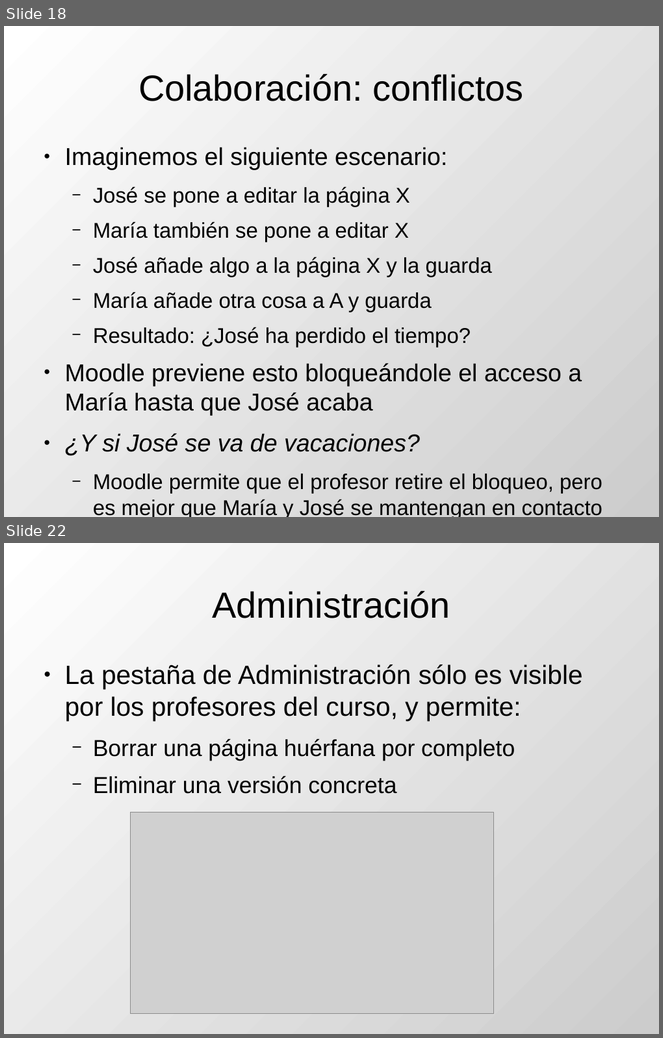
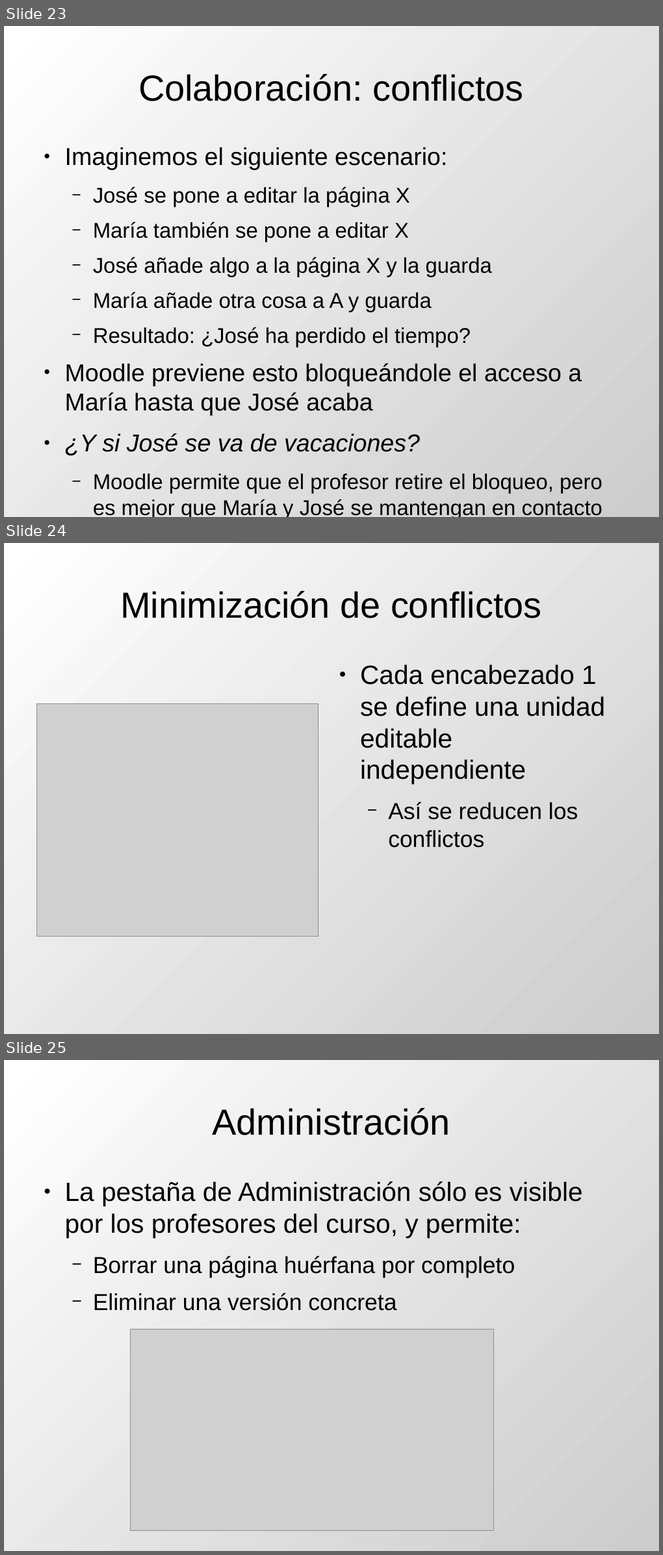
Before and after one commit to DrPantera/wikis4education, a slide deck: uca-2013_07/tema-3-WikisEnMoodle.odp. Shown one above the other, each under a label of ours: slides 18 and 22 before the commit, slides 23, 24 and 25 after it; the slides between them are not shown. The pictures are 663x1038 and 663x1555 pixels, drawn with LibreOffice and Linux fonts; fonts in the diff are those of the drawing; grey boxes stand for pictures. Boxes give left, top, right and bottom in pixels: in the first picture for what was removed or moved away, otherwise in the second. Text is boxed around its words. In the diff, an @@ line names an element or a change of style, - is before the commit and + after.

```diff
--- a/uca-2013_07/tema-3-WikisEnMoodle.odp
+++ b/uca-2013_07/tema-3-WikisEnMoodle.odp
@@ slide 24 added at bbox=[4, 543, 659, 1034], background gradient #FFFFFF to #CCCCCC @@
@@ title added at bbox=[120, 591, 542, 618], 44 pt, text #000000 @@
+Minimización de conflictos
@@ text added at bbox=[360, 665, 605, 848], 32 pt, text #000000 @@
+● Cada encabezado 1 se define una unidad editable independiente
+  − Así se reducen los conflictos
@@ picture added at bbox=[36, 704, 318, 937] @@
@@ what was slide 18 is now slide 23 @@
@@ what was slide 22 is now slide 25 @@
```
Also in this commit, not shown: 5 slides changed, 2 other slides added, 2 other files.
